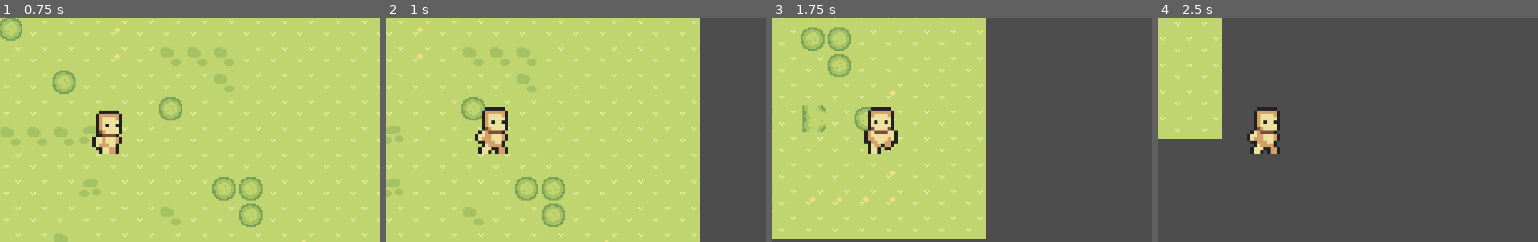
Above: before the commit, frames 1-4 (left to right).
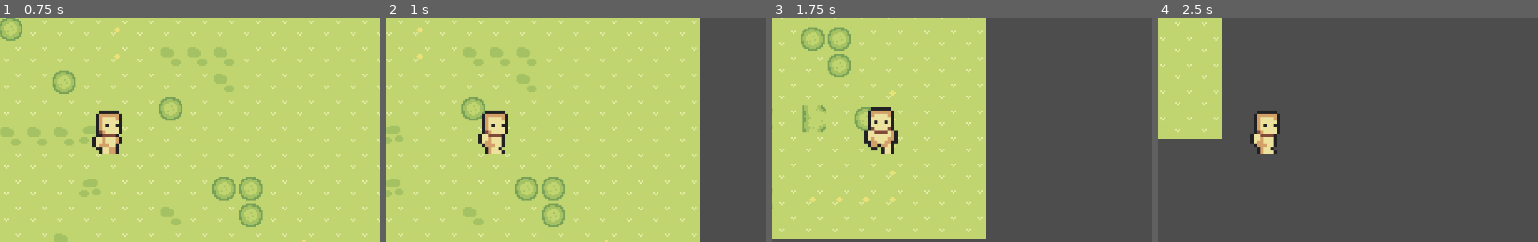
Above: after the commit, the same moments.

Repository: senhas-rgb/gmtk-2025
Game: Godot game, scene res://Levels/game_level.tscn
Same seed, same stepped clock (60 frames per second), same inputs: the game is played once before the commit and once after it.
Inputs:
- Up to frame 1 (0.75 s): tap Enter at 0.5 s; hold D (right) from 0.53 s (still down)
- Up to frame 2 (1 s): keep holding D (right)
- Up to frame 3 (1.75 s): release D (right) at 1.28 s; hold S (down) from 1.28 s (still down)
- Up to frame 4 (2.5 s): release S (down) at 2.03 s; hold D (right) from 2.03 s (still down)
The pictures show only the part of the screen within x 38-88%, y 25-75%; the shares and areas given below are measured in that part.

Frame 1 is identical in both runs. In frame 2, 1.0% of the frame differs, in the area x 23-33%, y 39-61%; in frame 3, 0.3%; in frame 4, 1.0%.

Commit message:
fixed left right since phonix is retard

Diff:
--- a/timelooped/Characters/player.gd
+++ b/timelooped/Characters/player.gd
@@ -1,8 +1,8 @@
+# fixed lef rigt
 extends CharacterBody2D
 
 @export var speed := 200
 @onready var sprite = $Sprite2D
-@onready var anim = $AnimationPlayer
 @onready var music_player = $"../AudioStreamPlayer"
 
 var w_key := true;
@@ -25,7 +25,7 @@
 
 	if Input.is_action_pressed("right") and d_key:
 		direction.x += 1
-		anim.play("run_side")
+		sprite.play("run_side")
 		sprite.flip_h = direction.x < 0
 		w_key = false;
 		a_key = false;
@@ -33,19 +33,19 @@
 	if Input.is_action_pressed("left") and a_key:
 		direction.x -= 1
 		sprite.flip_h = direction.x < 0
-		anim.play("run_side")
+		sprite.play("run_side")
 		w_key = false;
 		d_key = false;
 		s_key = false;
 	if Input.is_action_pressed("down") and s_key:
 		direction.y += 1
-		anim.play("run_front")
+		sprite.play("run_front")
 		w_key = false;
 		a_key = false;
 		d_key = false;
 	if Input.is_action_pressed("up") and w_key:
 		direction.y -= 1
-		anim.play("run_back")
+		sprite.play("run_back")
 		d_key = false;
 		a_key = false;
 		s_key = false;
@@ -59,10 +59,12 @@
 	move_and_slide()
 
 	if Input.is_action_just_released("down"):
-		anim.play("idle_front")
+		sprite.play("idle_front")
 	if Input.is_action_just_released("up"):
-		anim.play("idle_back")
+		sprite.play("idle_back")
 	if Input.is_action_just_released("left"):
-		anim.play("idle_front")
+		sprite.flip_h = true
+		sprite.play("idle_side")
 	if Input.is_action_just_released("right"):
-		anim.play("idle_front")
+		sprite.flip_h = false
+		sprite.play("idle_side")
--- a/timelooped/Characters/player.tscn
+++ b/timelooped/Characters/player.tscn
@@ -1,10 +1,208 @@
-[gd_scene load_steps=12 format=3 uid="uid://drq6i1r6e3n32"]
+[gd_scene load_steps=37 format=3 uid="uid://drq6i1r6e3n32"]
 
 [ext_resource type="Script" uid="uid://tyxrj5e3gjrj" path="res://Characters/player.gd" id="1_eovys"]
 [ext_resource type="Texture2D" uid="uid://c3d4meisj6esv" path="res://Art/player_animations.png" id="2_eovys"]
 
-[sub_resource type="RectangleShape2D" id="RectangleShape2D_5mj4t"]
-size = Vector2(24, 29)
+[sub_resource type="AtlasTexture" id="AtlasTexture_w3rah"]
+atlas = ExtResource("2_eovys")
+region = Rect2(0, 64, 32, 32)
+
+[sub_resource type="AtlasTexture" id="AtlasTexture_c4gpq"]
+atlas = ExtResource("2_eovys")
+region = Rect2(32, 64, 32, 32)
+
+[sub_resource type="AtlasTexture" id="AtlasTexture_642pg"]
+atlas = ExtResource("2_eovys")
+region = Rect2(64, 64, 32, 32)
+
+[sub_resource type="AtlasTexture" id="AtlasTexture_q6x5r"]
+atlas = ExtResource("2_eovys")
+region = Rect2(96, 64, 32, 32)
+
+[sub_resource type="AtlasTexture" id="AtlasTexture_22qw1"]
+atlas = ExtResource("2_eovys")
+region = Rect2(0, 0, 32, 32)
+
+[sub_resource type="AtlasTexture" id="AtlasTexture_mevwr"]
+atlas = ExtResource("2_eovys")
+region = Rect2(32, 0, 32, 32)
+
+[sub_resource type="AtlasTexture" id="AtlasTexture_iga2k"]
+atlas = ExtResource("2_eovys")
+region = Rect2(64, 0, 32, 32)
+
+[sub_resource type="AtlasTexture" id="AtlasTexture_y0e2x"]
+atlas = ExtResource("2_eovys")
+region = Rect2(96, 0, 32, 32)
+
+[sub_resource type="AtlasTexture" id="AtlasTexture_8an5f"]
+atlas = ExtResource("2_eovys")
+region = Rect2(0, 32, 32, 32)
+
+[sub_resource type="AtlasTexture" id="AtlasTexture_0qaj4"]
+atlas = ExtResource("2_eovys")
+region = Rect2(32, 32, 32, 32)
+
+[sub_resource type="AtlasTexture" id="AtlasTexture_h3pa0"]
+atlas = ExtResource("2_eovys")
+region = Rect2(64, 32, 32, 32)
+
+[sub_resource type="AtlasTexture" id="AtlasTexture_ibds6"]
+atlas = ExtResource("2_eovys")
+region = Rect2(96, 32, 32, 32)
+
+[sub_resource type="AtlasTexture" id="AtlasTexture_aw3oq"]
+atlas = ExtResource("2_eovys")
+region = Rect2(0, 160, 32, 32)
+
+[sub_resource type="AtlasTexture" id="AtlasTexture_0l7lf"]
+atlas = ExtResource("2_eovys")
+region = Rect2(32, 160, 32, 32)
+
+[sub_resource type="AtlasTexture" id="AtlasTexture_0rrrc"]
+atlas = ExtResource("2_eovys")
+region = Rect2(64, 160, 32, 32)
+
+[sub_resource type="AtlasTexture" id="AtlasTexture_4heda"]
+atlas = ExtResource("2_eovys")
+region = Rect2(96, 160, 32, 32)
+
+[sub_resource type="AtlasTexture" id="AtlasTexture_eovys"]
+atlas = ExtResource("2_eovys")
+region = Rect2(0, 96, 32, 32)
+
+[sub_resource type="AtlasTexture" id="AtlasTexture_vb825"]
+atlas = ExtResource("2_eovys")
+region = Rect2(32, 96, 32, 32)
+
+[sub_resource type="AtlasTexture" id="AtlasTexture_65n15"]
+atlas = ExtResource("2_eovys")
+region = Rect2(64, 96, 32, 32)
+
+[sub_resource type="AtlasTexture" id="AtlasTexture_l48on"]
+atlas = ExtResource("2_eovys")
+region = Rect2(96, 96, 32, 32)
+
+[sub_resource type="AtlasTexture" id="AtlasTexture_4m0gv"]
+atlas = ExtResource("2_eovys")
+region = Rect2(0, 128, 32, 32)
+
+[sub_resource type="AtlasTexture" id="AtlasTexture_p728j"]
+atlas = ExtResource("2_eovys")
+region = Rect2(32, 128, 32, 32)
+
+[sub_resource type="AtlasTexture" id="AtlasTexture_5slg2"]
+atlas = ExtResource("2_eovys")
+region = Rect2(64, 128, 32, 32)
+
+[sub_resource type="AtlasTexture" id="AtlasTexture_cbmiu"]
+atlas = ExtResource("2_eovys")
+region = Rect2(96, 128, 32, 32)
+
+[sub_resource type="SpriteFrames" id="SpriteFrames_w3rah"]
+animations = [{
+"frames": [{
+"duration": 1.0,
+"texture": SubResource("AtlasTexture_w3rah")
+}, {
+"duration": 1.0,
+"texture": SubResource("AtlasTexture_c4gpq")
+}, {
+"duration": 1.0,
+"texture": SubResource("AtlasTexture_642pg")
+}, {
+"duration": 1.0,
+"texture": SubResource("AtlasTexture_q6x5r")
+}],
+"loop": true,
+"name": &"idle_back",
+"speed": 1.0
+}, {
+"frames": [{
+"duration": 1.0,
+"texture": SubResource("AtlasTexture_22qw1")
+}, {
+"duration": 1.0,
+"texture": SubResource("AtlasTexture_mevwr")
+}, {
+"duration": 1.0,
+"texture": SubResource("AtlasTexture_iga2k")
+}, {
+"duration": 1.0,
+"texture": SubResource("AtlasTexture_y0e2x")
+}],
+"loop": false,
+"name": &"idle_front",
+"speed": 1.0
+}, {
+"frames": [{
+"duration": 1.0,
+"texture": SubResource("AtlasTexture_8an5f")
+}, {
+"duration": 1.0,
+"texture": SubResource("AtlasTexture_0qaj4")
+}, {
+"duration": 1.0,
+"texture": SubResource("AtlasTexture_h3pa0")
+}, {
+"duration": 1.0,
+"texture": SubResource("AtlasTexture_ibds6")
+}],
+"loop": true,
+"name": &"idle_side",
+"speed": 1.0
+}, {
+"frames": [{
+"duration": 1.0,
+"texture": SubResource("AtlasTexture_aw3oq")
+}, {
+"duration": 1.0,
+"texture": SubResource("AtlasTexture_0l7lf")
+}, {
+"duration": 1.0,
+"texture": SubResource("AtlasTexture_0rrrc")
+}, {
+"duration": 1.0,
+"texture": SubResource("AtlasTexture_4heda")
+}],
+"loop": true,
+"name": &"run_back",
+"speed": 5.0
+}, {
+"frames": [{
+"duration": 1.0,
+"texture": SubResource("AtlasTexture_eovys")
+}, {
+"duration": 1.0,
+"texture": SubResource("AtlasTexture_vb825")
+}, {
+"duration": 1.0,
+"texture": SubResource("AtlasTexture_65n15")
+}, {
+"duration": 1.0,
+"texture": SubResource("AtlasTexture_l48on")
+}],
+"loop": true,
+"name": &"run_front",
+"speed": 5.0
+}, {
+"frames": [{
+"duration": 1.0,
+"texture": SubResource("AtlasTexture_4m0gv")
+}, {
+"duration": 1.0,
+"texture": SubResource("AtlasTexture_p728j")
+}, {
+"duration": 1.0,
+"texture": SubResource("AtlasTexture_5slg2")
+}, {
+"duration": 1.0,
+"texture": SubResource("AtlasTexture_cbmiu")
+}],
+"loop": true,
+"name": &"run_side",
+"speed": 5.0
+}]
 
 [sub_resource type="Animation" id="Animation_vb825"]
 length = 0.001
@@ -134,21 +332,23 @@
 &"run_side": SubResource("Animation_p728j")
 }
 
+[sub_resource type="RectangleShape2D" id="RectangleShape2D_5mj4t"]
+size = Vector2(24, 29)
+
 [node name="Player" type="CharacterBody2D"]
 script = ExtResource("1_eovys")
 
-[node name="Sprite2D" type="Sprite2D" parent="."]
-texture = ExtResource("2_eovys")
-hframes = 4
-vframes = 6
+[node name="Sprite2D" type="AnimatedSprite2D" parent="."]
+sprite_frames = SubResource("SpriteFrames_w3rah")
+animation = &"idle_front"
+
+[node name="AnimationPlayer" type="AnimationPlayer" parent="."]
+libraries = {
+&"": SubResource("AnimationLibrary_65n15")
+}
 
 [node name="CollisionShape2D" type="CollisionShape2D" parent="."]
 position = Vector2(0, 0.5)
 shape = SubResource("RectangleShape2D_5mj4t")
 
-[node name="AnimationPlayer" type="AnimationPlayer" parent="."]
-libraries = {
-&"": SubResource("AnimationLibrary_65n15")
-}
-
 [node name="Camera2D" type="Camera2D" parent="."]
